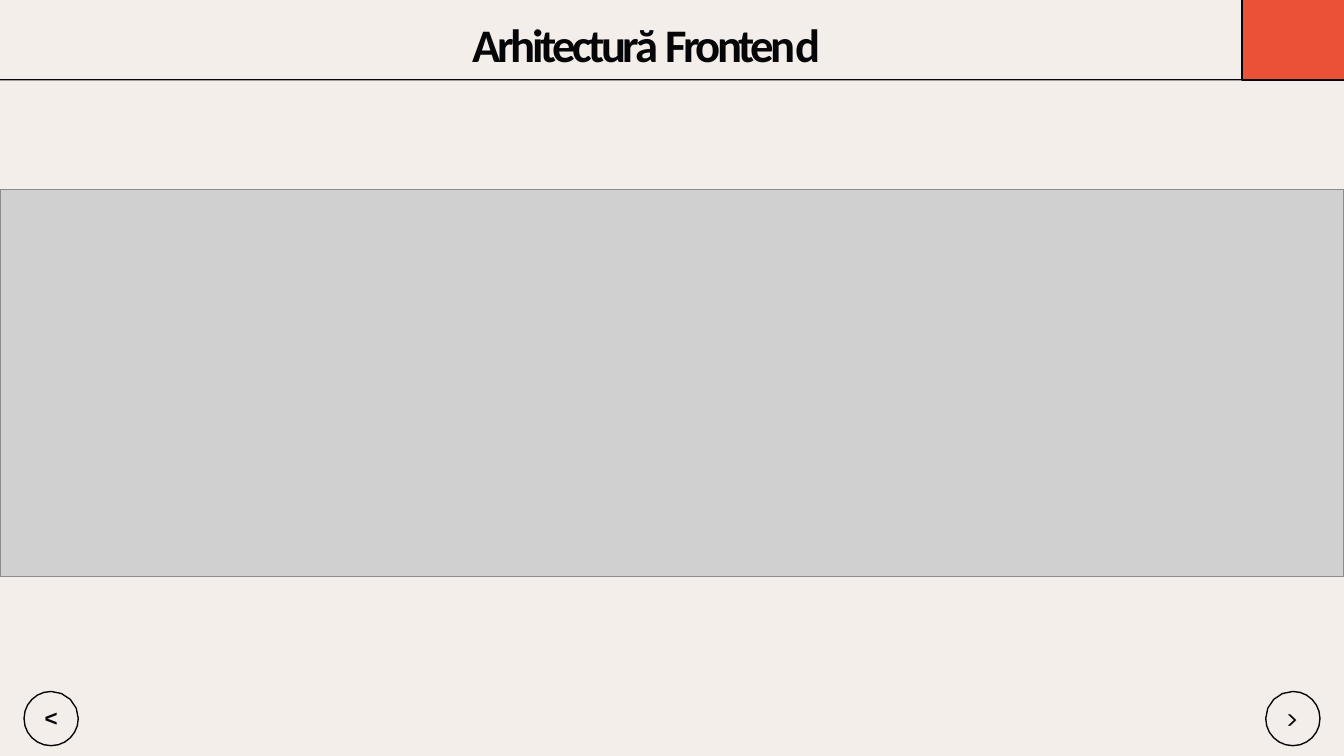
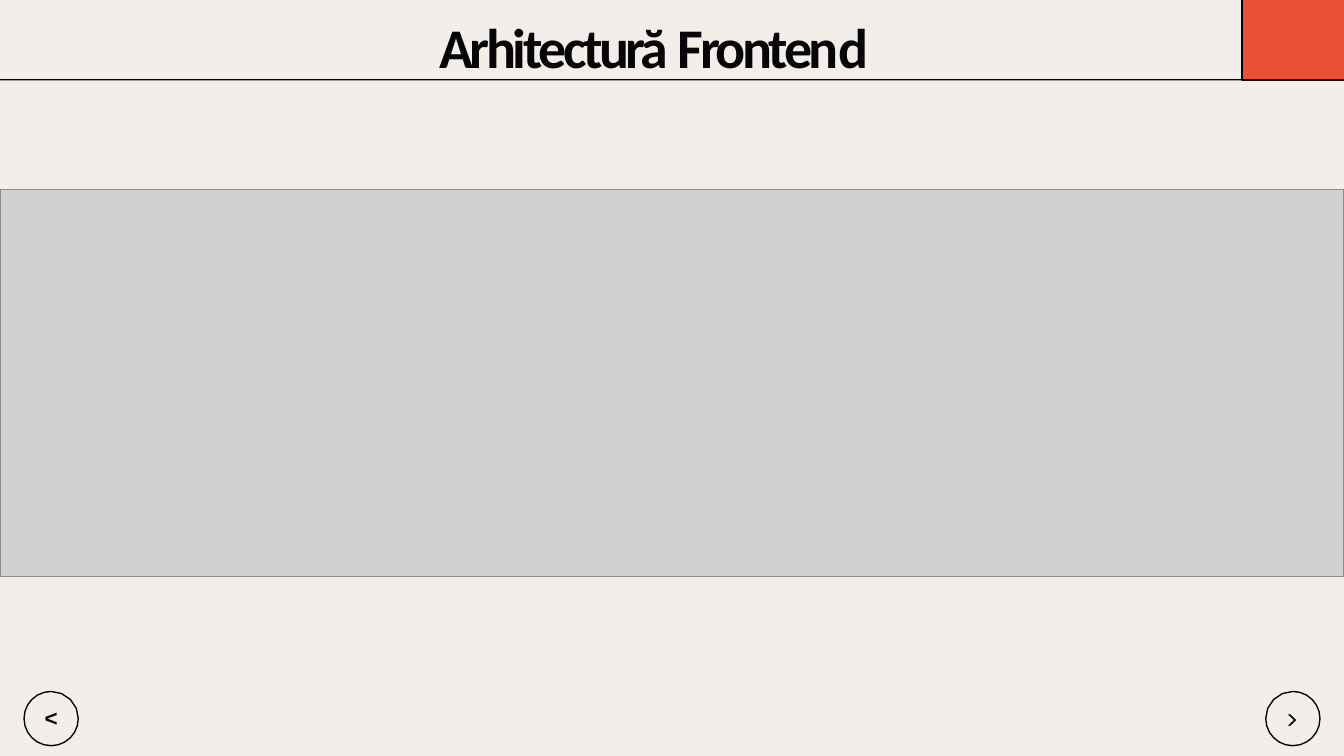
Before and after one commit to Dragomir1401/VisioScience-3D, a slide deck: slide 6 of Roadmap/scss/Prezentare_Final_Dragomir_Andrei.pptx. Drawn at 1344x756 pixels with LibreOffice and Linux fonts; fonts in the diff are those of the drawing; grey boxes stand for pictures. Boxes give left, top, right and bottom in pixels: in the first picture for what was removed or moved away, otherwise in the second. Text is boxed around its words. In the diff, an @@ line names an element or a change of style, - is before the commit and + after.

```diff
--- a/Roadmap/scss/Prezentare_Final_Dragomir_Andrei.pptx
+++ b/Roadmap/scss/Prezentare_Final_Dragomir_Andrei.pptx
@@ title "Arhitectură Frontend": place and size @@
-title "Arhitectură Frontend" at [473,29,820,63]
+title "Arhitectură Frontend" at [439,28,869,81]
@@ title "Arhitectură Frontend" at [439,28,869,81]: size 25 to 30 pt @@
```
Also in this commit, not shown: 15 other slides changed.
